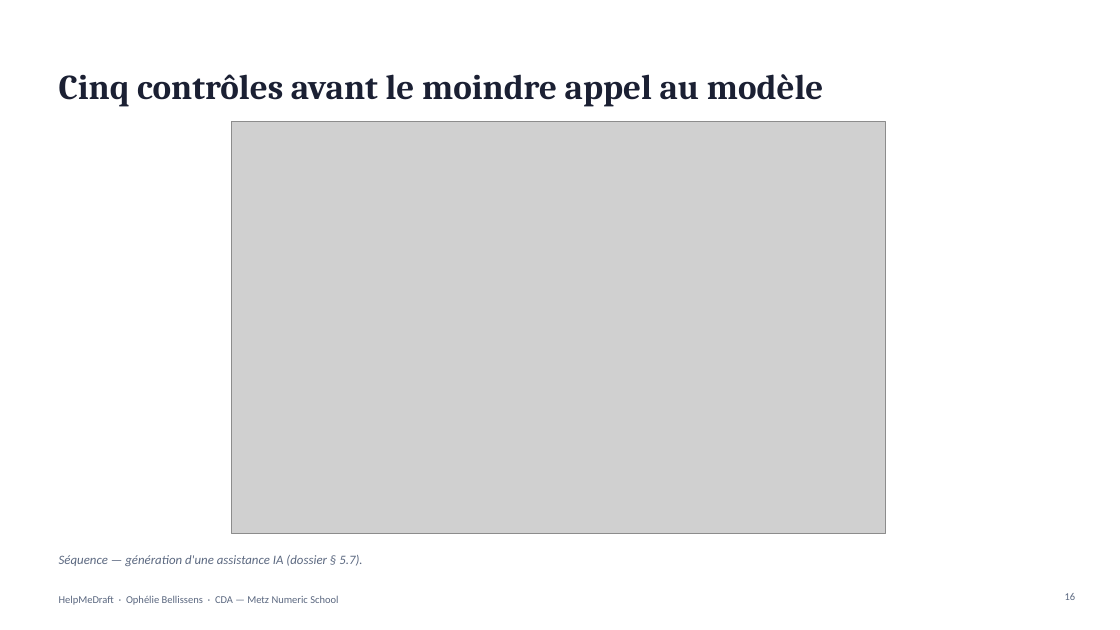
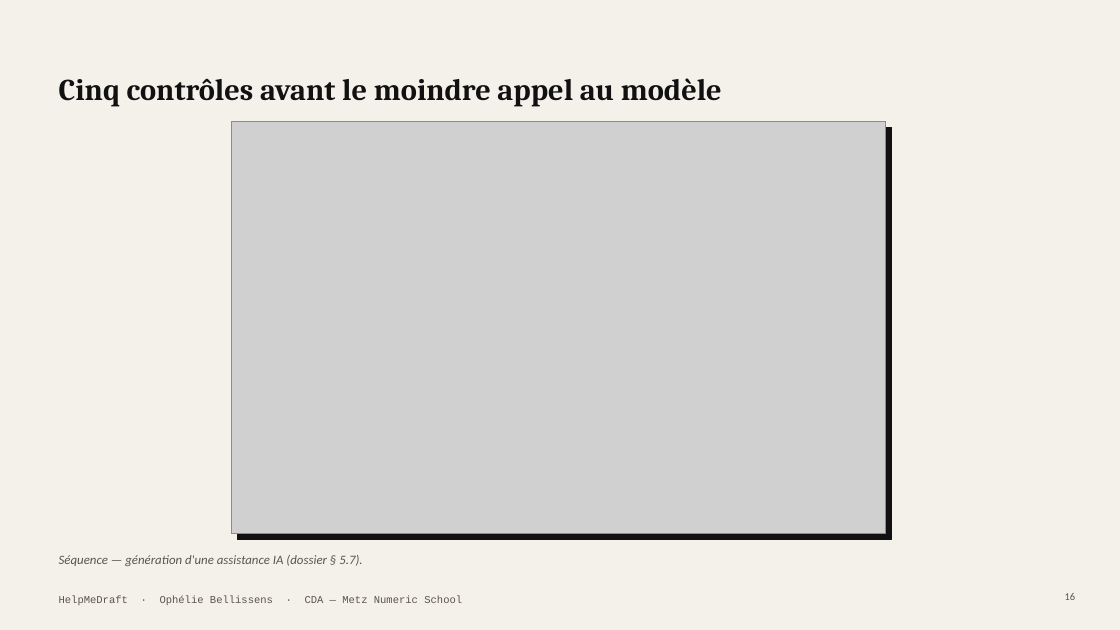
Before and after one commit to Equinoxya/HelpMeDraft---projet-fil-rouge, a slide deck: slide 16 of docs/Soutenance-HelpMeDraft.pptx. Drawn at 1120x630 pixels with LibreOffice and Linux fonts; fonts in the diff are those of the drawing; grey boxes stand for pictures. Boxes give left, top, right and bottom in pixels: in the first picture for what was removed or moved away, otherwise in the second. Text is boxed around its words. In the diff, an @@ line names an element or a change of style, - is before the commit and + after.

```diff
--- a/docs/Soutenance-HelpMeDraft.pptx
+++ b/docs/Soutenance-HelpMeDraft.pptx
@@ background #FFFFFF to #F4F1EA @@
@@ title "Cinq contrôles avant le moindre ..." at (x1=59, y1=78, x2=722, y2=107): size 30 to 26 pt, text colour #1B2033 to #111111 @@
@@ rectangle added at (x1=231, y1=122, x2=886, y2=534), fill #FFFFFF, outline #111111 1.25 pt @@
@@ rectangle added at (x1=237, y1=128, x2=891, y2=539), fill #111111, outline #111111 0.75 pt @@
@@ text "Séquence — génération d'une assistance ..." at (x1=59, y1=555, x2=362, y2=566): text colour #5B6880 to #5A554C @@
@@ text "HelpMeDraft · Ophélie Bellissens · ..." at (x1=59, y1=595, x2=462, y2=605): font Calibri to Courier New, text colour #5B6880 to #5A554C @@
@@ page number at (x1=1065, y1=593, x2=1076, y2=600): text colour #5B6880 to #5A554C @@
```
Also in this commit, not shown: 28 other slides changed, 3 other files.
